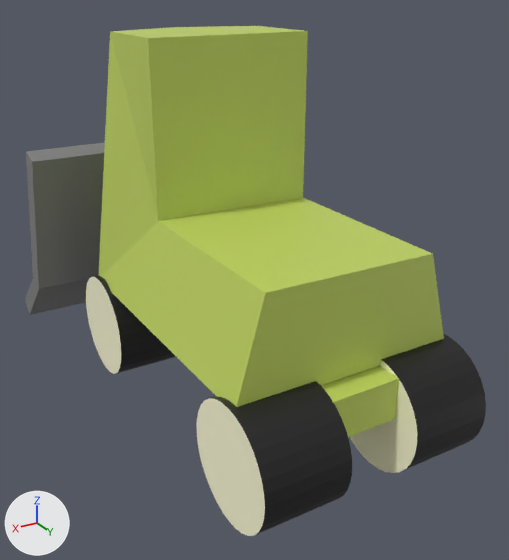
One commit to the OBJ model project/Resources/models/snowplow/snowplow.obj: the scene before it, then after it.
Camera for both pictures: a 50 mm lens placed at (5.96, 10.91, 7.35), pointed at (-0.29, 0.5, 2.14). The lights are fixed; the arrows at lower left show +X, +Y and +Z. Where no turn or scale is listed for an object, it has been applied to the vertices.

Names of what the first picture shows: '除雪車'.
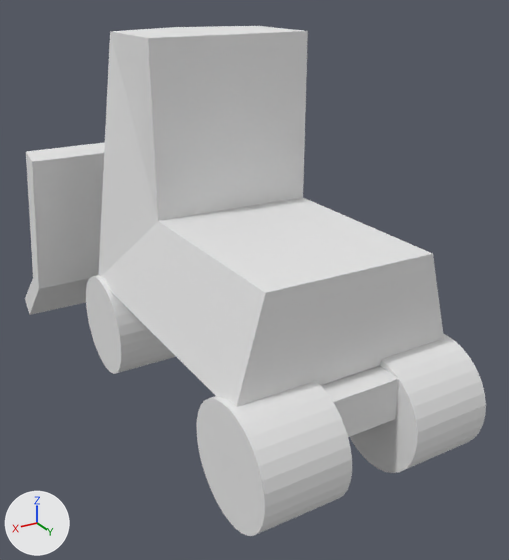
The newer file is also turned or shifted as a whole; pictures and numbers use the older file's frame.

What differs and where, as boxes [x1, y1, x2, y2] in the pictures (509 x 560 px):
'除雪車', recoloured
    both: [25, 26, 486, 536]

The change, as a list of edits to the scene's bpy script:
```text
Add mat_マテリアル_001:
    mat_マテリアル_001 = principled_material('マテリアル.001')
    mat_マテリアル_001.base_color = (0.8, 0.8, 0.8)  # white #e7e7e7
    mat_マテリアル_001.roughness = 1.0
Change me_除雪車:
    where me_除雪車.from_pydata(...)  # 313 vertices, 590 faces; spans x -2.79..2.76, y -5.06..4.66, z -0.07..6.49
    remove me_除雪車.materials.append(mat_マテリアル)  # picture img_snowplow_png
    add me_除雪車.materials.append(mat_マテリアル_001)  # white #e7e7e7
```
